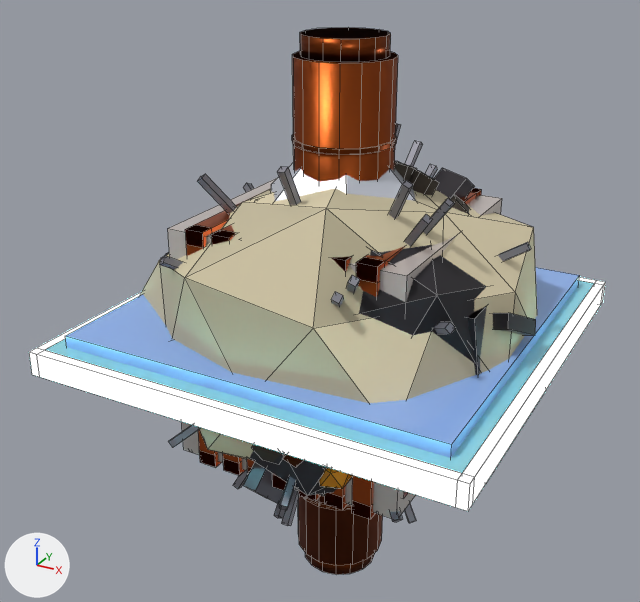
A saved change to the Blender file game/assets/models/items/source/items.blend.
The view is the same before and after, from a 50 mm camera at (0.786, -1.527, 0.807) aimed at (-0.049, -0.009, 0.048). Arrows for +X, +Y and +Z are at lower left; the lights stay in place. The older version comes first. Mesh edges are drawn as thin lines.

Script lines for the objects in view, before the commit:
```python
me_item_copperrod__mesh = bpy.data.meshes.new('Item_CopperRod__Mesh')
me_item_copperrod__mesh.from_pydata(...)  # 416 vertices, 214 faces; spans x -0.103..0.103, y -0.103..0.103, z -0.6..0.6
me_item_copperrod__mesh.materials.append(mat_m_propcopper)
me_item_salt__mesh = bpy.data.meshes.new('Item_Salt__Mesh')
me_item_salt__mesh.from_pydata(...)  # 152 vertices, 114 faces; spans x -0.251..0.251, y -0.251..0.251, z -0.251..0.251
me_item_salt__mesh.materials.append(mat_m_oregem)
me_item_scrapball__mesh = bpy.data.meshes.new('Item_ScrapBall__Mesh')
me_item_scrapball__mesh.from_pydata(...)  # 138 vertices, 152 faces; spans x -0.367..0.409, y -0.387..0.37, z -0.346..0.322
# faces by material slot: [86, 18, 48]
me_item_scrapball__mesh.materials.append(mat_m_convmetal)
me_item_scrapball__mesh.materials.append(mat_m_convrawsteel)
me_item_scrapball__mesh.materials.append(mat_m_propcopper)
ob_item_copperrod__mesh = bpy.data.objects.new('Item_CopperRod__Mesh', me_item_copperrod__mesh)
ob_item_copperrod__mesh.location = (0.0, 0.0, 0.0)
ob_item_salt__mesh = bpy.data.objects.new('Item_Salt__Mesh', me_item_salt__mesh)
ob_item_salt__mesh.location = (0.0, 0.0, 0.0)
ob_item_scrapball__mesh = bpy.data.objects.new('Item_ScrapBall__Mesh', me_item_scrapball__mesh)
ob_item_scrapball__mesh.location = (0.0, 0.0, 0.0)
# also in view: 'Item_MagnetCore__Mesh' at (0.0, 0.0, 0.0); 'Item_Lodestone__Mesh' at (0.005, 0.002, -0.004); 'Item_Quartz__Mesh' at (0.0, 0.0, 0.0); 'Item_GlassPane__Mesh' at (0.0, 0.0, 0.0); 'Item_Floatstone__Mesh' at (-0.028, -0.005, -0.004)
```
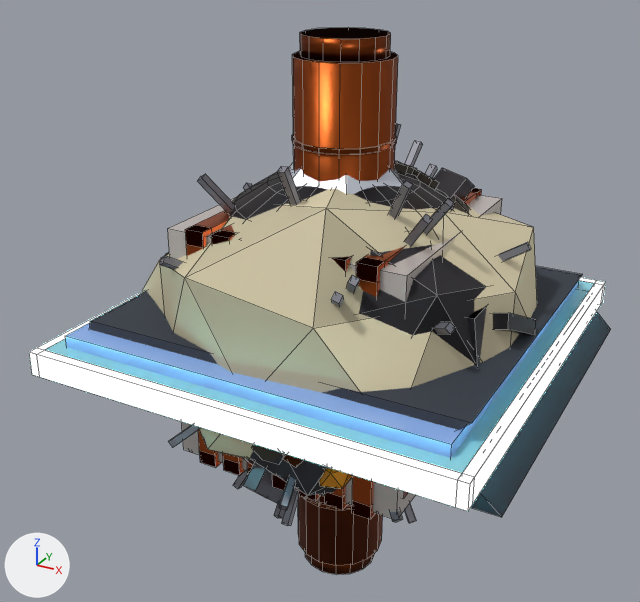
Location of each change, [x1, y1, x2, y2] in pixels of the pictures (640 x 602 px):
'Item_Shale__Mesh', added
    after: [90, 266, 611, 517]
'Item_Ballast__Mesh', added (mostly hidden)
    after: [229, 171, 454, 476]

What changed in the scene script:
```text
Add me_item_ballast__mesh:
    me_item_ballast__mesh.from_pydata(...)  # 410 vertices, 384 faces; spans x -0.355..0.355, y -0.355..0.355, z -0.35..0.35
    me_item_ballast__mesh.polygons.foreach_set('use_smooth', [True] * 384)
    # faces by material slot: [48, 336]
    me_item_ballast__mesh.materials.append(mat_m_convpanel)
    me_item_ballast__mesh.materials.append(mat_m_convmetal)
Add me_item_shale__mesh:
    me_item_shale__mesh.from_pydata(...)  # 24 vertices, 18 faces; spans x -0.464..0.485, y -0.393..0.399, z -0.067..0.067
    me_item_shale__mesh.materials.append(mat_m_orerock)
Add ob_item_ballast__mesh:
    ob_item_ballast__mesh = bpy.data.objects.new('Item_Ballast__Mesh', me_item_ballast__mesh)
    ob_item_ballast__mesh.location = (0.0, 0.0, 0.0)
Add ob_item_shale__mesh:
    ob_item_shale__mesh = bpy.data.objects.new('Item_Shale__Mesh', me_item_shale__mesh)
    ob_item_shale__mesh.location = (0.0, 0.0, 0.0)
```
